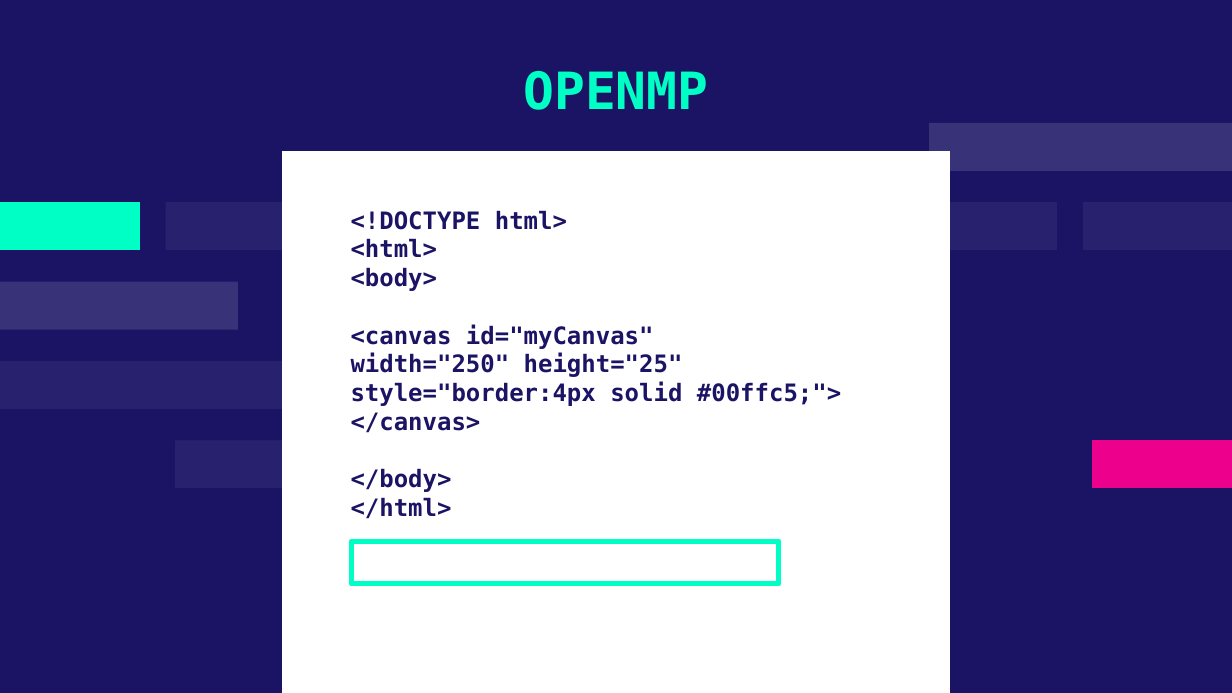
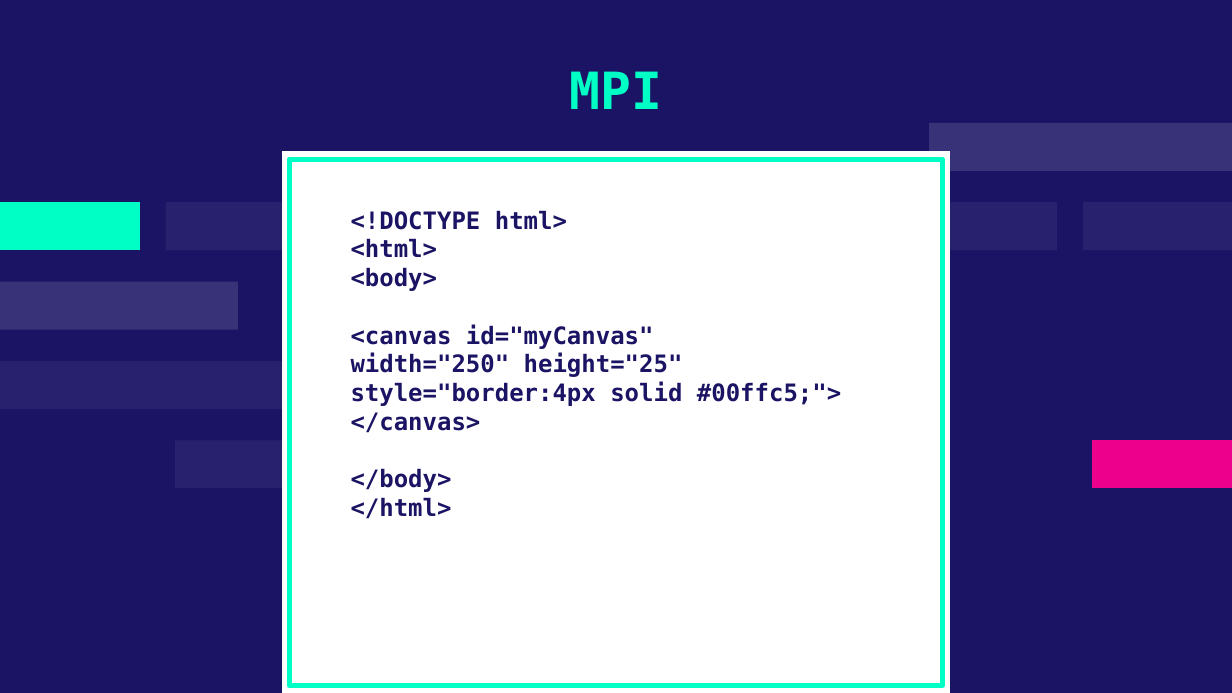
Before and after one commit to juandiegovqdev/P2-ASD, a slide deck: slide 8 of P2-ASD.pptx. Drawn at 1232x693 pixels with LibreOffice and Linux fonts; fonts in the diff are those of the drawing. Boxes give left, top, right and bottom in pixels: in the first picture for what was removed or moved away, otherwise in the second. Text is boxed around its words. In the diff, an @@ line names an element or a change of style, - is before the commit and + after.

```diff
--- a/P2-ASD.pptx
+++ b/P2-ASD.pptx
@@ title at (x1=570, y1=71, x2=663, y2=109): text changed @@
-OPENMP
+MPI
@@ freeform shape resized from (x1=351, y1=541, x2=779, y2=584) to (x1=290, y1=159, x2=942, y2=686) @@
```
Also in this commit, not shown: 2 other slides changed, 1 slide added, 1 slide removed, 14 other files.
